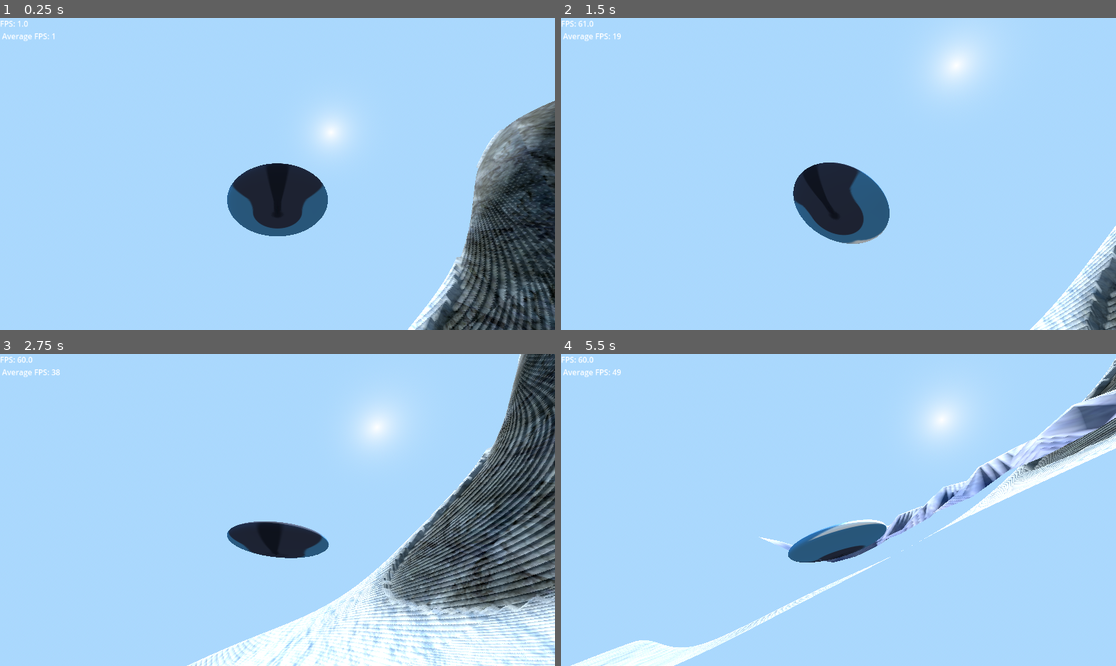
Above: before the commit, frames 1-4 (two rows, left to right).
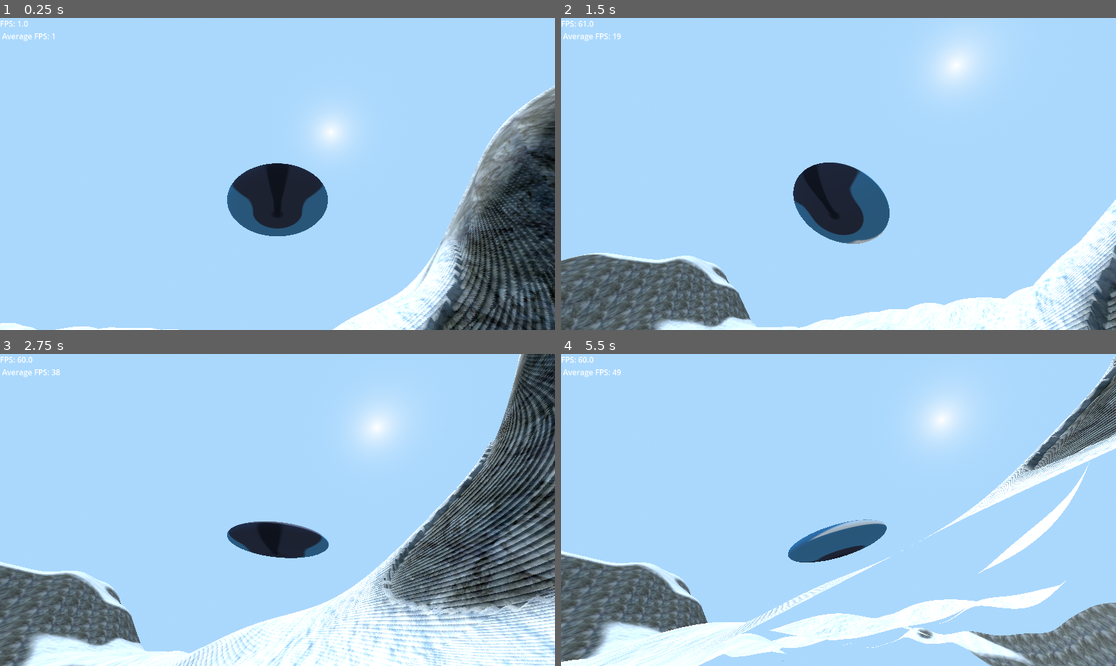
Above: after the commit, the same moments.

Repository: EightLimbed/MountainGame
Game: Godot game, scene res://Game.tscn
The game is run twice, just before and just after one commit, with the same random seed, the same clock (stepped at 60 frames per second) and the same inputs. The engine's default icon, where the game draws it, is replaced by a stand-in: a white triangle on a blue panel in a dark square.
Inputs (mouse positions are in pixels of both pictures, inside the frame that each line leads up to):
- Up to frame 1 (0.25 s): no input
- Up to frame 2 (1.5 s): move the mouse to (960, 158) at 0.52 s; hold D (Right) 0.53-1.28 s; click (960, 158) at 0.67 s; move the mouse to (810, 174) at 1.27 s; hold W (Forward) from 1.28 s (still down)
- Up to frame 3 (2.75 s): keep holding W (Forward); move the mouse to (288, 503) at 2.02 s
- Up to frame 4 (5.5 s): keep holding W (Forward); move the mouse to (832, 516) at 2.77 s; click (832, 516) at 2.92 s; move the mouse to (877, 513) at 3.52 s; move the mouse to (794, 506) at 4.27 s; move the mouse to (844, 510) at 5.02 s; click (844, 510) at 5.17 s

The runs differ from the first frame. In frame 1, 3.3% of the frame differs, in the area x 0-100%, y 21-100%; in frame 2, 12%; in frame 3, 8.3%; in frame 4, 18%, in the area x 0-100%, y 0-100%.

Commit message:
Started Chunk Manager

Diff:
--- a/Chunk.gd
+++ b/Chunk.gd
@@ -1,8 +1,8 @@
 extends MeshInstance3D
 
 @onready var noise_manager = $"/root/NoiseManager"
-@export_range(64,1024.0,1.0) var size := 128
-@export_range(4.0,256.0,1.0) var resolution := 128
+var size : int
+var resolution : int
 
 func _ready() -> void:
 	update_mesh()
--- a/Chunk.gdshader
+++ b/Chunk.gdshader
@@ -46,7 +46,7 @@
 	slope = abs(NORMAL.y);
 
 	if (NORMAL.y > snow_threshold){
-		d = tread_depth(world_pos);
+		d = tread_radius;//tread_depth(world_pos);
 		float weight = smoothstep(tread_radius, 0.0, d);
 		VERTEX += mix(NORMAL * vec3(-1.2,1.0,-1.2), vec3(0.0, (d - 0.2), 0.0), weight);
 	}else{
--- a/Chunk.tscn
+++ b/Chunk.tscn
@@ -22,8 +22,6 @@
 mesh = SubResource("PlaneMesh_s3wkh")
 surface_material_override/0 = SubResource("ShaderMaterial_r8y4k")
 script = ExtResource("2_r8y4k")
-size = 256
-resolution = 256
 
 [node name="StaticBody3D" type="StaticBody3D" parent="."]
 collision_layer = 2
--- /dev/null
+++ b/ChunkManager.gd
@@ -0,0 +1,23 @@
+extends Node3D
+
+@export var chunk : PackedScene
+@export var render_distance : int = 5
+@export var chunk_size : int = 256
+@export var chunk_resolution : int = chunk_size
+
+func _ready() -> void:
+	generate_start_chunks()
+
+func generate_start_chunks() -> void:
+	for x in range(render_distance):
+		for z in range(render_distance):
+			create_chunk(Vector2(x,z))
+
+func create_chunk(pos : Vector2) -> void:
+	var instance = chunk.instantiate()
+	instance.size = chunk_size
+	instance.resolution = chunk_resolution
+	var x = (pos.x-render_distance/2)*chunk_size
+	var z = (pos.y-render_distance/2)*chunk_size
+	instance.position = Vector3(x,0.0,z)
+	add_child(instance)
--- a/Game.tscn
+++ b/Game.tscn
@@ -1,5 +1,6 @@
-[gd_scene load_steps=7 format=3 uid="uid://dv2en3rqt72bg"]
+[gd_scene load_steps=8 format=3 uid="uid://dv2en3rqt72bg"]
 
+[ext_resource type="Script" uid="uid://brr4fls4mrkui" path="res://ChunkManager.gd" id="2_sb48q"]
 [ext_resource type="PackedScene" uid="uid://c3tnwv05g0bxl" path="res://Chunk.tscn" id="2_xkndl"]
 [ext_resource type="Script" uid="uid://6dk1xlvycfqq" path="res://Performance.gd" id="3_sb48q"]
 [ext_resource type="PackedScene" uid="uid://chy68lr8ex6ny" path="res://Player.tscn" id="3_u44n3"]
@@ -33,29 +34,8 @@
 transform = Transform3D(1, 0, 0, 0, 1, 0, 0, 0, 1, 0, 64, -64)
 
 [node name="ChunkContainer" type="Node3D" parent="."]
-
-[node name="Chunk" parent="ChunkContainer" instance=ExtResource("2_xkndl")]
-
-[node name="Chunk2" parent="ChunkContainer" instance=ExtResource("2_xkndl")]
-transform = Transform3D(1, 0, 0, 0, 1, 0, 0, 0, 1, 0, 0, 256)
-
-[node name="Chunk3" parent="ChunkContainer" instance=ExtResource("2_xkndl")]
-transform = Transform3D(1, 0, 0, 0, 1, 0, 0, 0, 1, 0, 0, 512)
-
-[node name="Chunk4" parent="ChunkContainer" instance=ExtResource("2_xkndl")]
-transform = Transform3D(1, 0, 0, 0, 1, 0, 0, 0, 1, 0, 0, 768)
-
-[node name="Chunk5" parent="ChunkContainer" instance=ExtResource("2_xkndl")]
-transform = Transform3D(1, 0, 0, 0, 1, 0, 0, 0, 1, 0, 0, 1024)
-
-[node name="Chunk6" parent="ChunkContainer" instance=ExtResource("2_xkndl")]
-transform = Transform3D(1, 0, 0, 0, 1, 0, 0, 0, 1, 0, 0, 1280)
-
-[node name="Chunk7" parent="ChunkContainer" instance=ExtResource("2_xkndl")]
-transform = Transform3D(1, 0, 0, 0, 1, 0, 0, 0, 1, 0, 0, 1536)
-
-[node name="Chunk8" parent="ChunkContainer" instance=ExtResource("2_xkndl")]
-transform = Transform3D(1, 0, 0, 0, 1, 0, 0, 0, 1, 0, 0, 1792)
+script = ExtResource("2_sb48q")
+chunk = ExtResource("2_xkndl")
 
 [node name="WorldEnvironment" type="WorldEnvironment" parent="."]
 environment = SubResource("Environment_3mrqo")
Not shown, added: ChunkManager.gd.uid
